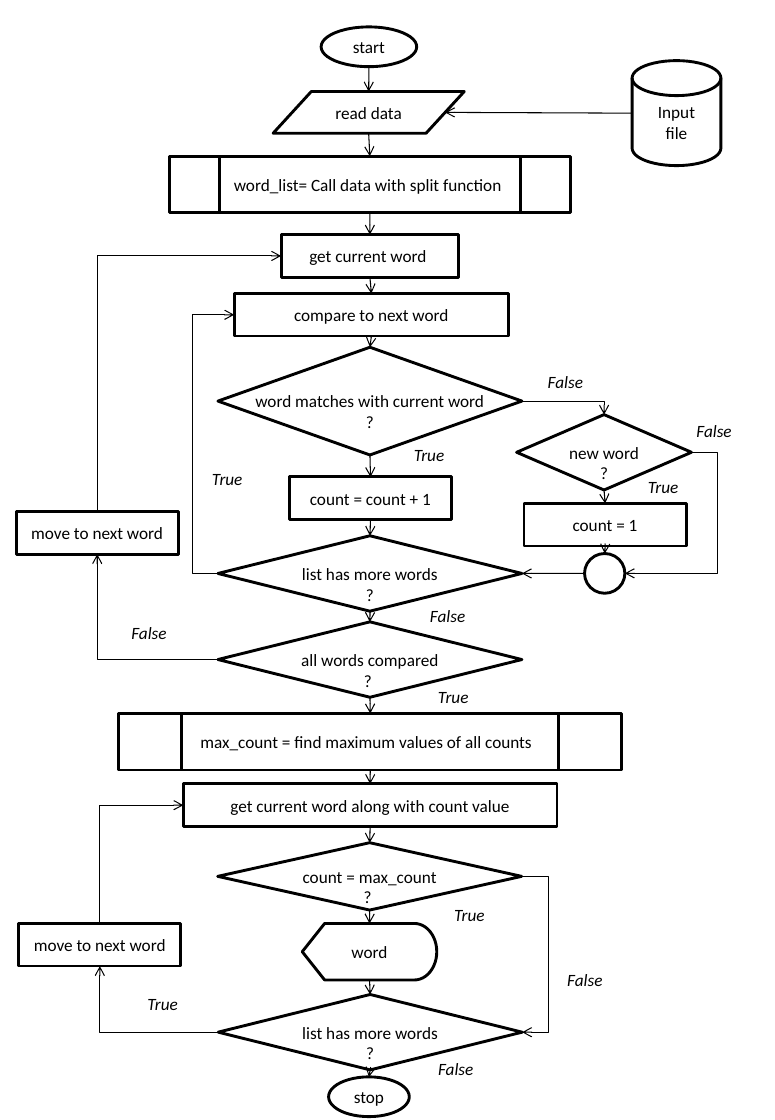
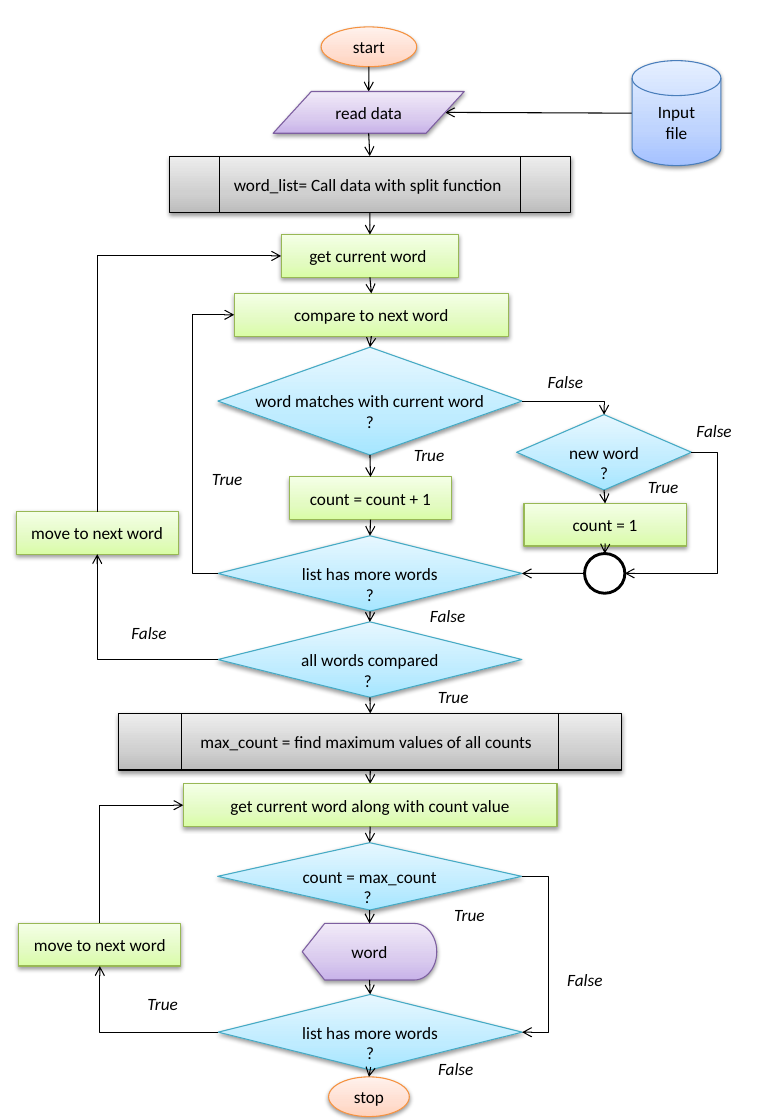
Before and after one commit to rajasekaran36/GE8151-Problem-Solving-and-Python-Programming, a slide deck: slide 3 of Lab/Ex 11 Most Frequent Word in File/GE8151-E11-Flowchart.pptx. Drawn at 775x1120 pixels with LibreOffice and Linux fonts; fonts in the diff are those of the drawing. Boxes give left, top, right and bottom in pixels: in the first picture for what was removed or moved away, otherwise in the second. Text is boxed around its words. In the diff, an @@ line names an element or a change of style, - is before the commit and + after.

```diff
--- a/Lab/Ex 11 Most Frequent Word in File/GE8151-E11-Flowchart.pptx
+++ b/Lab/Ex 11 Most Frequent Word in File/GE8151-E11-Flowchart.pptx
@@ ellipse "start" at (x1=321, y1=27, x2=417, y2=66): fill #FFFFFF to gradient #FFD2BD to #FFDED0 to #FFF2ED; outline #000000 2 pt to #F69240 0.75 pt; shadow on @@
@@ cylinder "Input" at (x1=632, y1=61, x2=721, y2=166): fill #FFFFFF to gradient #A4C4FF to #BFD4FF to #E6EEFF; outline #000000 2 pt to #4B7EBC 0.75 pt; shadow on @@
@@ flow chart input output "read data" at (x1=273, y1=92, x2=464, y2=133): fill #FFFFFF to gradient #C9B5E8 to #D8CBEE to #F0EAF9; outline #000000 2 pt to #7D60A0 0.75 pt; shadow on @@
@@ flow chart predefined process "word_list= Call data with split ..." at (x1=169, y1=156, x2=570, y2=213): fill #FFFFFF to gradient #BDBDBD to #D1D1D1 to #EEEEEE; outline #000000 2 pt to #000000 0.75 pt; shadow on @@
@@ flow chart predefined process "max_count = find maximum values ..." at (x1=119, y1=713, x2=622, y2=770): fill #FFFFFF to gradient #BDBDBD to #D1D1D1 to #EEEEEE; outline #000000 2 pt to #000000 0.75 pt; shadow on @@
@@ fill #FFFFFF to gradient #A7E6FF to #C1EDFF to #E7F8FF; outline #000000 2 pt to #46AAC5 0.75 pt; shadow on in 6 elements at (x1=218, y1=347, x2=522, y2=455), (x1=218, y1=535, x2=522, y2=611), (x1=517, y1=414, x2=691, y2=490), (x1=218, y1=622, x2=522, y2=698), (x1=218, y1=994, x2=522, y2=1070), (x1=218, y1=842, x2=522, y2=909) @@
@@ fill #FFFFFF to gradient #DAFDA7 to #E4FCC2 to #F5FFE7; outline #000000 2 pt to #98B955 0.75 pt; shadow on in 7 elements at (x1=289, y1=476, x2=452, y2=519), (x1=281, y1=235, x2=459, y2=277), (x1=235, y1=293, x2=509, y2=336), (x1=524, y1=503, x2=686, y2=546), (x1=17, y1=512, x2=179, y2=554), (x1=183, y1=783, x2=557, y2=826), (x1=19, y1=923, x2=181, y2=965) @@
@@ flow chart display "word" at (x1=303, y1=923, x2=437, y2=980): fill #FFFFFF to gradient #C9B5E8 to #D8CBEE to #F0EAF9; outline #000000 2 pt to #7D60A0 0.75 pt; shadow on @@
@@ ellipse "stop" at (x1=329, y1=1077, x2=409, y2=1116): fill #FFFFFF to gradient #FFD2BD to #FFDED0 to #FFF2ED; outline #000000 2 pt to #F69240 0.75 pt; shadow on @@
```
Also in this commit, not shown: 2 other files.
